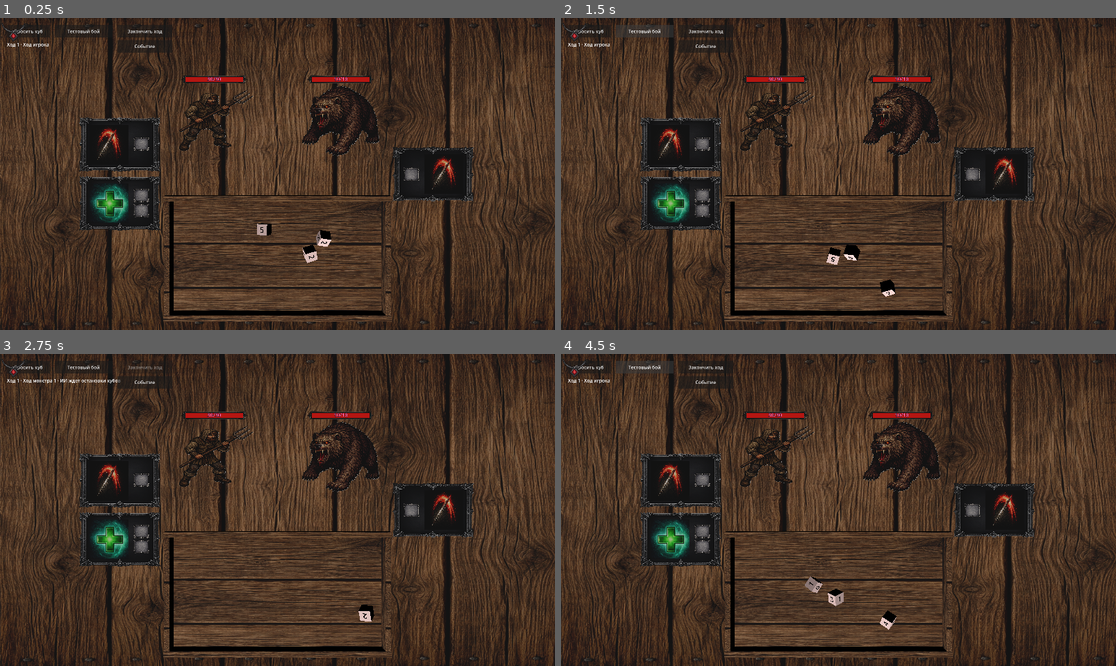
Above: before the commit, frames 1-4 (two rows, left to right).
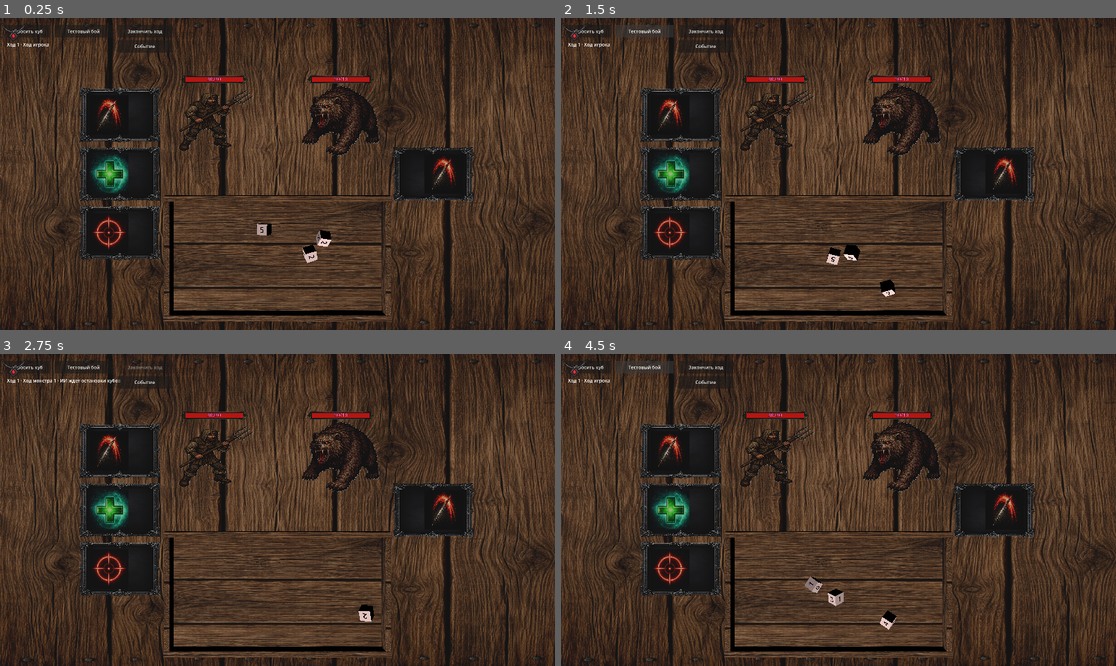
Above: after the commit, the same moments.

Repository: olegbogai-web/dicegame
Game: Godot game, scene res://scenes/new_battle_table.tscn
Two runs of this game, one before a commit and one after it. Both use one fixed random seed, a clock stepped at 60 frames per second and the inputs below. This scene is started directly instead of the project's main scene.
Inputs:
- Up to frame 1 (0.25 s): no input
- Up to frame 2 (1.5 s): click "Бросить куб" at 0.5 s; click "Тестовый бой" at 1.25 s
- Up to frame 3 (2.75 s): click "Закончить ход" at 2 s
- Up to frame 4 (4.5 s): click "Событие" at 2.75 s; click "Бросить куб" at 3.5 s; click "Тестовый бой" at 4.25 s

The runs differ from the first frame. In frame 1, 5.1% of the frame differs, in the area x 14-76%, y 22-78%; in frame 2, 5.1%; in frame 3, 5.1%; in frame 4, 5.1%.
Error after the commit: Parse Error: Too many arguments for "maxi()" call. Expected at most 2 but received 3. (res://content/abilities/resources/ability_dice_condition.gd:48)

Commit message:
Add data-driven Strengthening ability with sum-based dice activation

Diff:
--- /dev/null
+++ b/content/abilities/definitions/strengthening.tres
@@ -0,0 +1,58 @@
+[gd_resource type="Resource" script_class="AbilityDefinition" format=3]
+
+[ext_resource type="Script" uid="uid://hkq3wkhbbh1u" path="res://content/abilities/resources/ability_definition.gd" id="1_ability"]
+[ext_resource type="Script" uid="uid://cijja5c0f6ibw" path="res://content/abilities/resources/ability_cost.gd" id="2_cost"]
+[ext_resource type="Script" uid="uid://vqakigfsnb18" path="res://content/abilities/resources/ability_dice_condition.gd" id="3_dice_condition"]
+[ext_resource type="Script" uid="uid://c2t7x3op44t3s" path="res://content/abilities/resources/ability_target_rule.gd" id="4_target_rule"]
+[ext_resource type="Script" uid="uid://drneiu6png0u3" path="res://content/abilities/resources/ability_effect_definition.gd" id="6_effect"]
+[ext_resource type="Texture2D" path="res://assets/ability/strengthening.png" id="7_icon"]
+[ext_resource type="Resource" path="res://content/statuses/definitions/strength.tres" id="8_strength_status"]
+
+[sub_resource type="Resource" id="AbilityDiceCondition_pay"]
+script = ExtResource("3_dice_condition")
+required_count = 1
+max_selected_count = 3
+min_total_value = 9
+slot_count_hint = 3
+required_tags = PackedStringArray()
+forbidden_tags = PackedStringArray()
+accepted_face_ids = PackedStringArray()
+consume_order = PackedStringArray()
+
+[sub_resource type="Resource" id="AbilityCost_main"]
+script = ExtResource("2_cost")
+dice_conditions = Array[ExtResource("3_dice_condition")]([SubResource("AbilityDiceCondition_pay")])
+
+[sub_resource type="Resource" id="AbilityEffect_strength"]
+script = ExtResource("6_effect")
+effect_id = "strengthening_apply_strength"
+effect_type = &"apply_status"
+status_id = "strength"
+dice_query_tags = PackedStringArray()
+parameters = {
+"stacks": 2,
+"status_definition": ExtResource("8_strength_status")
+}
+
+[sub_resource type="Resource" id="AbilityTargetRule_self"]
+script = ExtResource("4_target_rule")
+side = 3
+selection = 0
+min_targets = 0
+max_targets = 0
+allow_self = true
+required_tags = PackedStringArray()
+forbidden_tags = PackedStringArray()
+
+[resource]
+script = ExtResource("1_ability")
+ability_id = "strengthening"
+display_name = "Усиление"
+description = "Требует сумму значений 9+ на 1-3 кубах. Накладывает состояние Сила +2."
+icon = ExtResource("7_icon")
+tags = PackedStringArray("buff", "strength")
+owner_scope = 0
+cost = SubResource("AbilityCost_main")
+target_rule = SubResource("AbilityTargetRule_self")
+effects = Array[ExtResource("6_effect")]([SubResource("AbilityEffect_strength")])
+follow_up_ability_ids = PackedStringArray()
--- a/content/abilities/resources/ability_dice_condition.gd
+++ b/content/abilities/resources/ability_dice_condition.gd
@@ -16,6 +16,11 @@
 @export_range(0, 99, 1) var min_value := 0
 @export_range(0, 99, 1) var max_value := 99
 @export_range(1, 20, 1) var required_count := 1
+@export_range(0, 20, 1) var min_selected_count := 0
+@export_range(0, 20, 1) var max_selected_count := 0
+@export_range(0, 200, 1) var min_total_value := 0
+@export_range(0, 200, 1) var max_total_value := 0
+@export_range(0, 20, 1) var slot_count_hint := 0
 @export var requires_exact_count := false
 @export var requires_same_value := false
 @export var requires_unique_values := false
@@ -37,3 +42,28 @@
 
 func requires_face_filter() -> bool:
 	return accepted_face_ids.size() > 0
+
+
+func get_min_selected_count() -> int:
+	return maxi(min_selected_count, required_count, 0)
+
+
+func get_max_selected_count() -> int:
+	var min_count := get_min_selected_count()
+	var resolved_max := max_selected_count if max_selected_count > 0 else min_count
+	if requires_exact_count:
+		return min_count
+	return maxi(resolved_max, min_count)
+
+
+func get_slot_count() -> int:
+	var max_count := get_max_selected_count()
+	return slot_count_hint if slot_count_hint > 0 else max_count
+
+
+func matches_total_value(total_value: int) -> bool:
+	if min_total_value > 0 and total_value < min_total_value:
+		return false
+	if max_total_value > 0 and total_value > max_total_value:
+		return false
+	return true
--- a/content/combat/runtime/battle_ability_runtime.gd
+++ b/content/combat/runtime/battle_ability_runtime.gd
@@ -12,7 +12,7 @@
 	for dice_condition in ability.cost.dice_conditions:
 		if dice_condition == null:
 			continue
-		for _count in maxi(dice_condition.required_count, 0):
+		for _count in maxi(dice_condition.get_slot_count(), 0):
 			conditions.append(dice_condition)
 	return conditions
 
@@ -47,7 +47,7 @@
 	for dice_condition in ability.cost.dice_conditions:
 		if dice_condition == null:
 			continue
-		total_required += maxi(dice_condition.required_count, 0)
+		total_required += dice_condition.get_min_selected_count()
 	return total_required
 
 
@@ -67,7 +67,7 @@
 		if dice_condition == null:
 			continue
 		var matched_dice := _collect_dice_for_condition(ability, dice_condition, available_dice, require_stopped)
-		if matched_dice.size() < maxi(dice_condition.required_count, 0):
+		if matched_dice.size() < dice_condition.get_min_selected_count():
 			selected.clear()
 			return selected
 		for matched_dice_item in matched_dice:
@@ -138,12 +138,26 @@
 		if is_die_usable_for_ability(dice, ability, dice_condition, require_stopped):
 			candidates.append(dice)
 
-	var required_count := maxi(dice_condition.required_count, 0)
-	if required_count <= 0:
+	var min_count := dice_condition.get_min_selected_count()
+	var max_count := mini(dice_condition.get_max_selected_count(), candidates.size())
+	if min_count <= 0:
 		return []
-	if candidates.size() < required_count:
+	if candidates.size() < min_count:
 		return []
-
+	for selected_count in range(min_count, max_count + 1):
+		var selected_for_count := _collect_dice_with_count(dice_condition, candidates, selected_count)
+		if selected_for_count.is_empty():
+			continue
+		if dice_condition.matches_total_value(_sum_dice_values(selected_for_count)):
+			return selected_for_count
+	return []
+
+
+static func _collect_dice_with_count(
+	dice_condition: AbilityDiceCondition,
+	candidates: Array[Dice],
+	required_count: int
+) -> Array[Dice]:
 	if dice_condition.requires_same_value:
 		return _collect_same_value_dice(candidates, required_count)
 	if dice_condition.requires_unique_values:
@@ -188,6 +202,15 @@
 	return selected if selected.size() >= required_count else []
 
 
+static func _sum_dice_values(dice_list: Array[Dice]) -> int:
+	var total_value := 0
+	for dice in dice_list:
+		if dice == null or not is_instance_valid(dice):
+			continue
+		total_value += maxi(dice.get_top_face_value(), 0)
+	return total_value
+
+
 static func _satisfies_ability_use_conditions(dice: Dice, ability: AbilityDefinition) -> bool:
 	if dice == null or ability == null:
 		return false
--- a/content/rooms/subclasses/battle_room.gd
+++ b/content/rooms/subclasses/battle_room.gd
@@ -6,6 +6,7 @@
 const TEST_MONSTER_DEFINITION := preload("res://content/monsters/definitions/test_monster.tres")
 const COMMON_ATTACK_ABILITY := preload("res://content/abilities/definitions/common_attack.tres")
 const HEAL_ABILITY := preload("res://content/abilities/definitions/heal.tres")
+const STRENGTHENING_ABILITY := preload("res://content/abilities/definitions/strengthening.tres")
 const BattleAbilityRuntime = preload("res://content/combat/runtime/battle_ability_runtime.gd")
 const BattleTurnRuntime = preload("res://content/combat/runtime/battle_turn_runtime.gd")
 const BattleEffectRuntime = preload("res://content/combat/runtime/battle_effect_runtime.gd")
@@ -261,7 +262,7 @@
 
 
 func get_required_dice_slots(ability: AbilityDefinition) -> int:
-	return mini(BattleAbilityRuntime.get_required_dice_count(ability), 3)
+	return mini(BattleAbilityRuntime.build_slot_conditions(ability).size(), 3)
 
 
 func can_target_player() -> bool:
@@ -448,6 +449,7 @@
 	base_stat.starting_abilities = [
 		COMMON_ATTACK_ABILITY,
 		HEAL_ABILITY,
+		STRENGTHENING_ABILITY,
 	]
 	base_stat.starting_dice = [
 		preload("res://content/resources/base_cube.tres"),
--- a/scenes/battle_table.gd
+++ b/scenes/battle_table.gd
@@ -813,15 +813,9 @@
 	var frame := frame_state.get("frame") as MeshInstance3D
 	if frame == null:
 		return false
-	var relevant_slot_count := 0
-	for slot_state in _player_ability_slot_states:
-		if slot_state.get("frame") != frame:
-			continue
-		relevant_slot_count += 1
-		var assigned_dice := _find_dice_for_slot(slot_state, _get_board_dice())
-		if assigned_dice == null or not assigned_dice.is_snapped_to_ability_slot():
-			return false
-	return relevant_slot_count > 0 or battle_room_data.get_required_dice_slots(frame_state.get("ability") as AbilityDefinition) == 0
+	var ability := frame_state.get("ability") as AbilityDefinition
+	var consumed_dice := _collect_ready_dice_for_frame(frame)
+	return BattleAbilityRuntime.can_use_ability_with_dice(ability, consumed_dice, true)
 
 
 func _collect_ready_dice_for_frame(frame: MeshInstance3D) -> Array[Dice]:
Not shown, changed: docs/ARCHITECTURE.md
